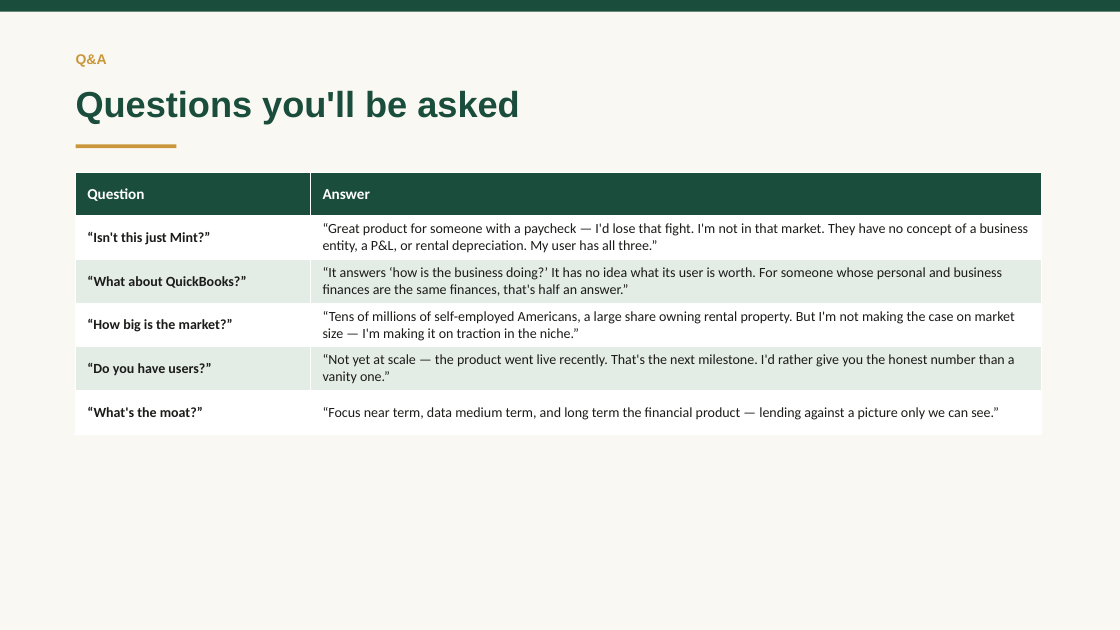
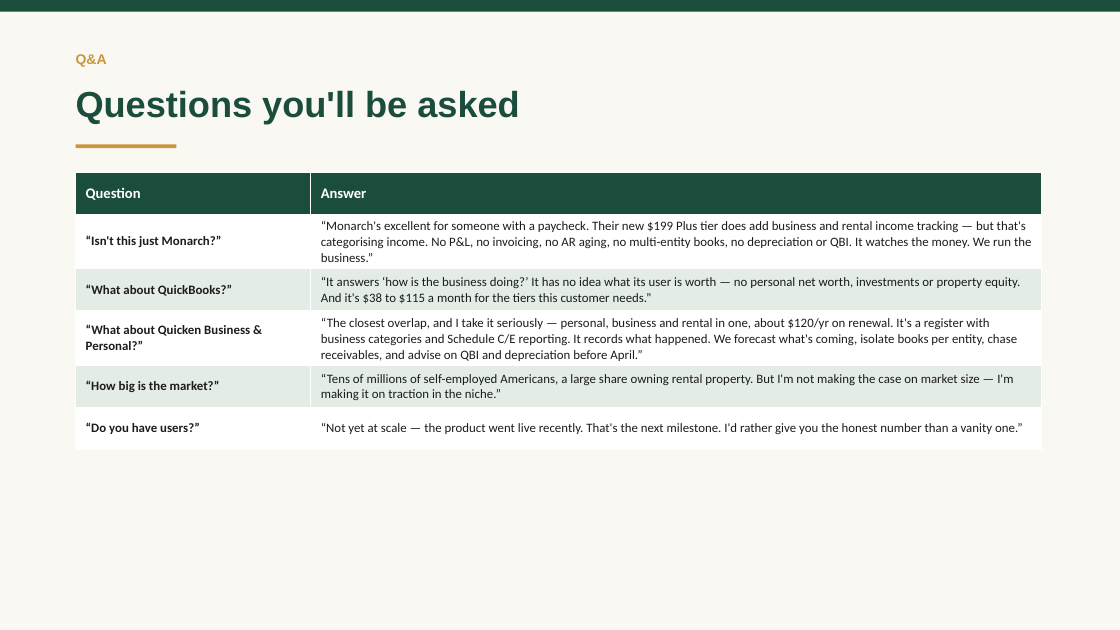
Before and after one commit to vadlapatlasuresh/my-wealth-management, a slide deck: slide 77 of DOCUMENTATION/TerraVest-Showcase-Deck.pptx (slide 70 before the commit). Drawn at 1120x630 pixels with LibreOffice and Linux fonts; fonts in the diff are those of the drawing. Boxes give left, top, right and bottom in pixels: in the first picture for what was removed or moved away, otherwise in the second. Text is boxed around its words. In the diff, an @@ line names an element or a change of style, - is before the commit and + after.

```diff
--- a/DOCUMENTATION/TerraVest-Showcase-Deck.pptx
+++ b/DOCUMENTATION/TerraVest-Showcase-Deck.pptx
@@ table at [76, 172, 1042, 438] @@
-row 2: “Isn't this just Mint?” | “Great product for someone with a paycheck — I'd lose that fight. I'm not in that market. They have no concept of a business entity, a P&L, or rental depreciation. My user has all three.”
-row 3: “What about QuickBooks?” | “It answers ‘how is the business doing?’ It has no idea what its user is worth. For someone whose personal and business finances are the same finances, that's half an answer.”
+row 2: “Isn't this just Monarch?” | “Monarch's excellent for someone with a paycheck. Their new $199 Plus tier does add business and rental income tracking — but that's categorising income. No P&L, no invoicing, no AR aging, no multi-entity books, no depreciation or QBI. It watches the money. We run the business.”
+row 3: “What about QuickBooks?” | “It answers ‘how is the business doing?’ It has no idea what its user is worth — no personal net worth, investments or property equity. And it's $38 to $115 a month for the tiers this customer needs.”
+row 4: “What about Quicken Business & Personal?” | “The closest overlap, and I take it seriously — personal, business and rental in one, about $120/yr on renewal. It's a register with business categories and Schedule C/E reporting. It records what happened. We forecast what's coming, isolate books per entity, chase receivables, and advise on QBI and depreciation before April.”
-row 6: “What's the moat?” | “Focus near term, data medium term, and long term the financial product — lending against a picture only we can see.”
@@ size 13 to 12.5 pt in "Question", "Answer" @@
@@ size 12 to 11 pt in "“What about QuickBooks?”" @@
```
Also in this commit, not shown: 11 other slides changed, 7 slides added, 18 other files.
